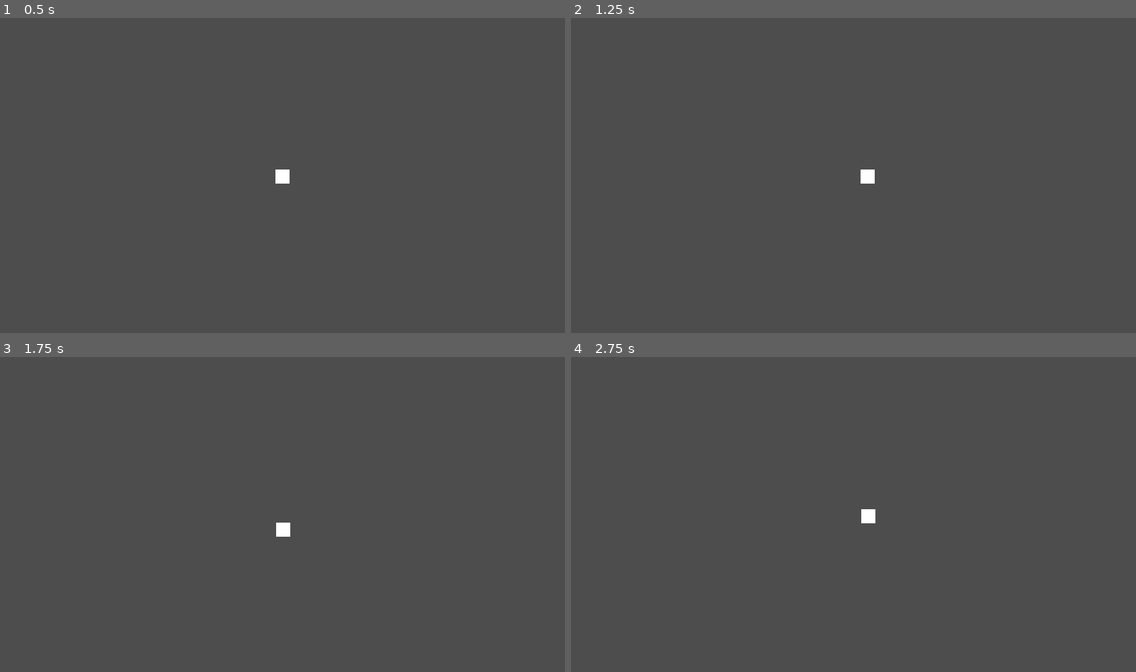
Above: before the commit, frames 1-4 (two rows, left to right).
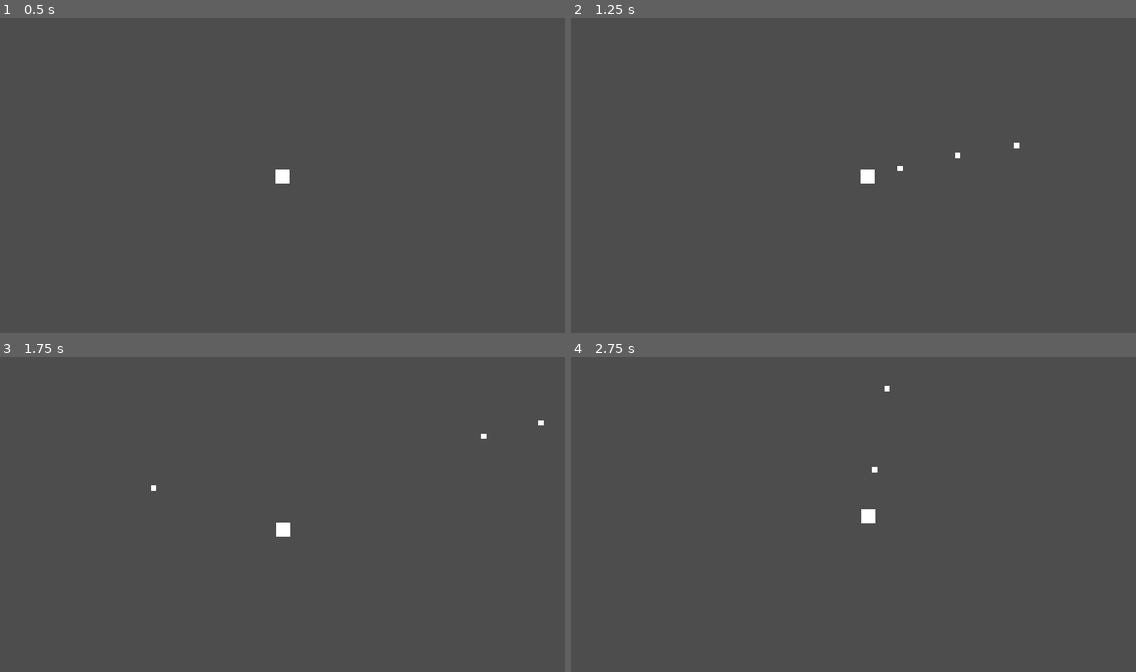
Above: after the commit, the same moments.

Repository: jonjud/survivor-arena
Game: Godot game, scene res://scenes/main.tscn
Same seed, same stepped clock (60 frames per second), same inputs: the game is played once before the commit and once after it.
Inputs (mouse positions are in pixels of both pictures, inside the frame that each line leads up to):
- Up to frame 1 (0.5 s): no input
- Up to frame 2 (1.25 s): tap Enter at 0.5 s; move the mouse to (977, 159) at 0.52 s; press the mouse at (977, 159) at 0.53 s; hold D (move_right) from 0.53 s (still down)
- Up to frame 3 (1.75 s): tap Space at 1.25 s; move the mouse to (169, 530) at 1.27 s; release D (move_right) at 1.28 s; release the mouse at (169, 530) at 1.28 s; hold S (move_down) from 1.28 s (still down); click (169, 530) at 1.35 s
- Up to frame 4 (2.75 s): tap Enter at 2 s; move the mouse to (910, 445) at 2.02 s; release S (move_down) at 2.03 s; press the mouse at (910, 445) at 2.03 s; hold D (move_right) from 2.03 s (still down)

Frame 1 is identical in both runs. In frame 2, less than 0.1% of the frame differs, in the area x 57-80%, y 39-49%; in frame 3, less than 0.1%; in frame 4, less than 0.1%.

Commit message:
feat: add mouse-aimed projectile shooting

Diff:
--- a/project.godot
+++ b/project.godot
@@ -46,6 +46,11 @@
 "events": [Object(InputEventKey,"resource_local_to_scene":false,"resource_name":"","device":-1,"window_id":0,"alt_press …(192 unchanged characters)…
 ]
 }
+shoot={
+"deadzone": 0.2,
+"events": [Object(InputEventMouseButton,"resource_local_to_scene":false,"resource_name":"","device":-1,"window_id":0,"alt_pressed":false,"shift_pressed":false,"ctrl_pressed":false,"meta_pressed":false,"button_mask":1,"position":Vector2(259, 11),"global_position":Vector2(271, 71),"factor":1.0,"button_index":1,"canceled":false,"pressed":true,"double_click":false,"script":null)
+]
+}
 
 [physics]
 
--- a/scenes/player/player.tscn
+++ b/scenes/player/player.tscn
@@ -1,12 +1,14 @@
 [gd_scene format=3 uid="uid://c6qudl3bil3e2"]
 
 [ext_resource type="Script" uid="uid://cxa81nviecxsi" path="res://scripts/player/player.gd" id="1_8afob"]
+[ext_resource type="PackedScene" uid="uid://c5f84dv1dosak" path="res://scenes/player/projectile.tscn" id="2_dovo2"]
 
 [sub_resource type="RectangleShape2D" id="RectangleShape2D_htemk"]
 size = Vector2(16, 16)
 
 [node name="player" type="CharacterBody2D" unique_id=1009051723]
 script = ExtResource("1_8afob")
+projectile_scene = ExtResource("2_dovo2")
 
 [node name="CollisionShape2D" type="CollisionShape2D" parent="." unique_id=626594305]
 shape = SubResource("RectangleShape2D_htemk")
--- /dev/null
+++ b/scenes/player/projectile.tscn
@@ -0,0 +1,25 @@
+[gd_scene format=3 uid="uid://c5f84dv1dosak"]
+
+[ext_resource type="Script" uid="uid://bg16qs0g5xg7n" path="res://scripts/player/projectile.gd" id="1_xebok"]
+
+[sub_resource type="RectangleShape2D" id="RectangleShape2D_htemk"]
+size = Vector2(6, 6)
+
+[node name="Projectile" type="Area2D" unique_id=301750227]
+script = ExtResource("1_xebok")
+
+[node name="CollisionShape2D" type="CollisionShape2D" parent="." unique_id=998480824]
+shape = SubResource("RectangleShape2D_htemk")
+
+[node name="ColorRect" type="ColorRect" parent="." unique_id=1098703994]
+anchors_preset = 8
+anchor_left = 0.5
+anchor_top = 0.5
+anchor_right = 0.5
+anchor_bottom = 0.5
+offset_left = -3.0
+offset_top = -3.0
+offset_right = 3.0
+offset_bottom = 3.0
+grow_horizontal = 2
+grow_vertical = 2
--- a/scripts/player/player.gd
+++ b/scripts/player/player.gd
@@ -1,13 +1,31 @@
 class_name Player
 extends CharacterBody2D
 
-@export var speed: float = 150.0  # ความเร็วเดิน (pixel/วินาที)
+@export var speed: float = 150.0
+@export var projectile_scene: PackedScene
+@export var fire_cooldown: float = 0.25            # New : ระยะห่างระหว่างนัด (วินาที)
+
+var _cooldown_left: float = 0.0                    # New : เวลาที่เหลือก่อนยิงได้อีก
 
 
-func _physics_process(_delta: float) -> void:
-	# อ่านทิศทางจาก input (normalize แล้ว เดินเฉียงไม่เร็วขึ้น)
+func _physics_process(delta: float) -> void:       # New : เปลี่ยน _delta เป็น delta (ใช้แล้ว)
 	var direction: Vector2 = Input.get_vector(
 		"move_left", "move_right", "move_up", "move_down"
 	)
 	velocity = direction * speed
-	move_and_slide()  # เคลื่อนที่ + จัดการการชน
+	move_and_slide()
+
+	# 🆕 นับ cooldown ลง แล้วยิงถ้าพร้อมและกดปุ่มค้างอยู่
+	_cooldown_left -= delta
+	if Input.is_action_pressed("shoot") and _cooldown_left <= 0.0:
+		_shoot()
+		_cooldown_left = fire_cooldown
+
+
+# New : สร้างกระสุนที่ตำแหน่งผู้เล่น หันไปทางเมาส์
+func _shoot() -> void:
+	var projectile: Projectile = projectile_scene.instantiate()
+	projectile.global_position = global_position
+	projectile.direction = (get_global_mouse_position() - global_position).normalized()
+	# เพิ่มเป็นลูกของ scene หลัก ไม่ใช่ของ Player (ไม่งั้นกระสุนจะเคลื่อนตามผู้เล่น)
+	get_tree().current_scene.add_child(projectile)
--- /dev/null
+++ b/scripts/player/projectile.gd
@@ -0,0 +1,14 @@
+class_name Projectile
+extends Area2D
+
+@export var speed: float = 400.0     # ความเร็วกระสุน (pixel/วินาที)
+@export var lifetime: float = 2.0    # ลบตัวเองหลังกี่วินาที
+
+var direction: Vector2 = Vector2.RIGHT  # Player เป็นคนกำหนดตอนยิง
+
+func _ready() -> void:
+	# ลบตัวเองเมื่อหมดเวลา (กันกระสุนค้างในฉากตลอดไป)
+	get_tree().create_timer(lifetime).timeout.connect(queue_free)
+
+func _physics_process(delta: float) -> void:
+	position += direction * speed * delta
Not shown, added: scripts/player/projectile.gd.uid
